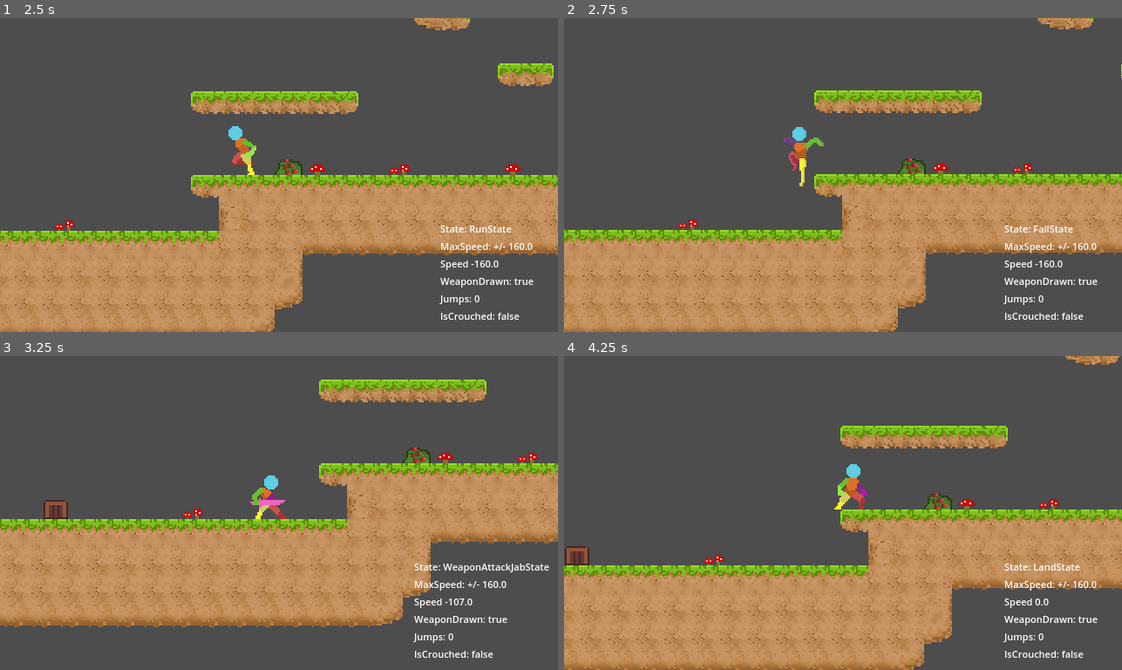
Above: before the commit, frames 1-4 (two rows, left to right).
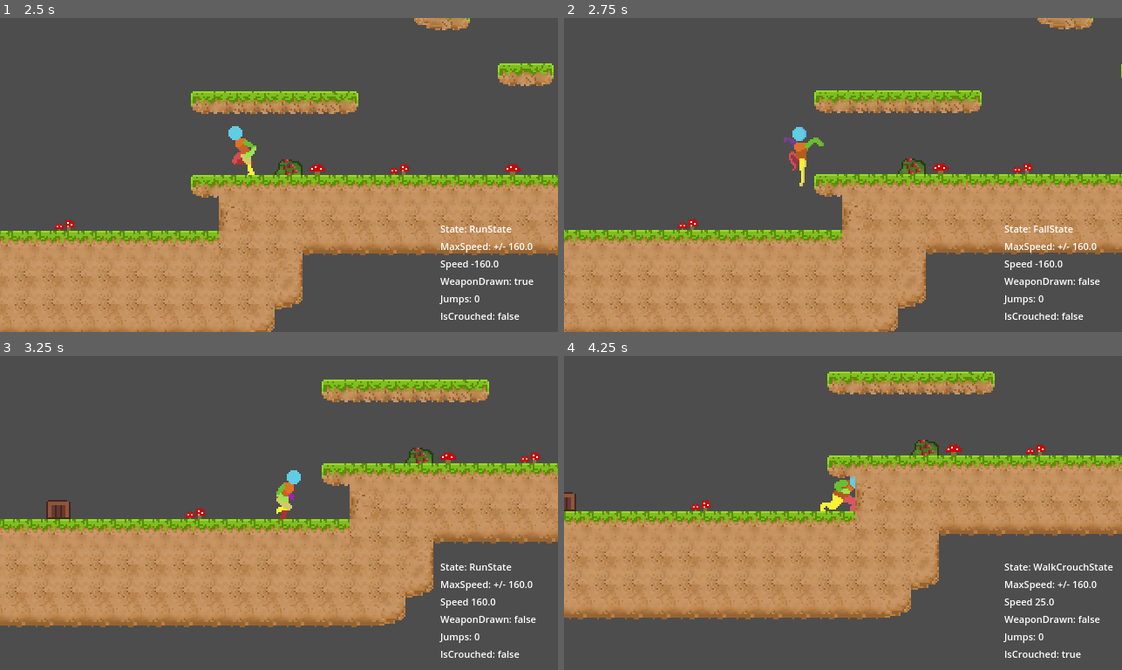
Above: after the commit, the same moments.

Repository: deanblackborough/godot-platformer
Game: Godot game, scene res://Scenes/Game.tscn
Same seed, same stepped clock (60 frames per second), same inputs: the game is played once before the commit and once after it.
Inputs:
- Up to frame 1 (2.5 s): hold D (moveRight) 0.53-2.03 s; tap F (attackJab) at 0.6 s; tap Space (jump) at 0.77, 1.52 s; tap C (crouch) at 1.35 s; hold A (moveLeft) from 2.03 s (still down); tap G (toggleWeapon) at 2.1 s
- Up to frame 2 (2.75 s): keep holding A (moveLeft)
- Up to frame 3 (3.25 s): release A (moveLeft) at 2.78 s; hold D (moveRight) from 2.78 s (still down); tap F (attackJab) at 2.85 s; tap Space (jump) at 3.02 s
- Up to frame 4 (4.25 s): keep holding D (moveRight); tap C (crouch) at 3.6 s; tap Space (jump) at 3.77 s

Frame 1 is identical in both runs. In frame 2, less than 0.1% of the frame differs, in the area x 92-97%, y 82-85%; in frame 3, 9.5%; in frame 4, 47%, in the area x 0-100%, y 0-100%.

Commit message:
Sheave weapon when state does not permit attack

Diff:
--- a/Scripts/Player/Player.gd
+++ b/Scripts/Player/Player.gd
@@ -144,6 +144,11 @@
 		is_crouched_changed.emit(false)
 		print_debug("Force standing state")
 
+func sheave_weapon() -> void:
+	if weapon_drawn == true:
+		weapon_drawn = false
+		print_debug("Weapon sheaved")
+
 func play_animation(animation: String, weapon_version: bool = false):
 	if weapon_version == true and weapon_drawn == true:
 		animation_player.play("%s-weapon" % animation)
--- a/Scripts/Player/States/FallState.gd
+++ b/Scripts/Player/States/FallState.gd
@@ -11,6 +11,7 @@
 	super.enter(_player)
 	fall_time = 0.0
 
+	player.sheave_weapon()
 	player.set_collision_shape(player.collision_shapes.STANDING)
 	player.play_animation("fall")
 
--- a/Scripts/Player/States/HardLandState.gd
+++ b/Scripts/Player/States/HardLandState.gd
@@ -9,6 +9,7 @@
 func enter(_player):
 	super.enter(_player)
 
+	player.sheave_weapon()
 	player.set_collision_shape(player.collision_shapes.STANDING)
 	player.play_animation("hard-land")
 
--- a/Scripts/Player/States/IdleCrouchState.gd
+++ b/Scripts/Player/States/IdleCrouchState.gd
@@ -10,6 +10,7 @@
 
 	player.velocity.x = 0
 
+	player.sheave_weapon()
 	player.set_collision_shape(player.collision_shapes.CROUCHED)
 	player.play_animation("idle-crouch")
 
--- a/Scripts/Player/States/JumpState.gd
+++ b/Scripts/Player/States/JumpState.gd
@@ -7,6 +7,7 @@
 func enter(_player):
 	super.enter(_player)
 
+	player.sheave_weapon()
 	player.set_collision_shape(player.collision_shapes.STANDING)
 	player.play_animation("jump")
 
--- a/Scripts/Player/States/LandState.gd
+++ b/Scripts/Player/States/LandState.gd
@@ -9,6 +9,7 @@
 func enter(_player):
 	super.enter(_player)
 
+	player.sheave_weapon()
 	player.set_collision_shape(player.collision_shapes.STANDING)
 	player.play_animation("land")
 
--- a/Scripts/Player/States/WalkCrouchState.gd
+++ b/Scripts/Player/States/WalkCrouchState.gd
@@ -8,6 +8,7 @@
 
 	super.enter(_player)
 
+	player.sheave_weapon()
 	player.set_collision_shape(player.collision_shapes.CROUCHED)
 	player.play_animation("walk-crouch")
 
Not shown, changed: README.md
